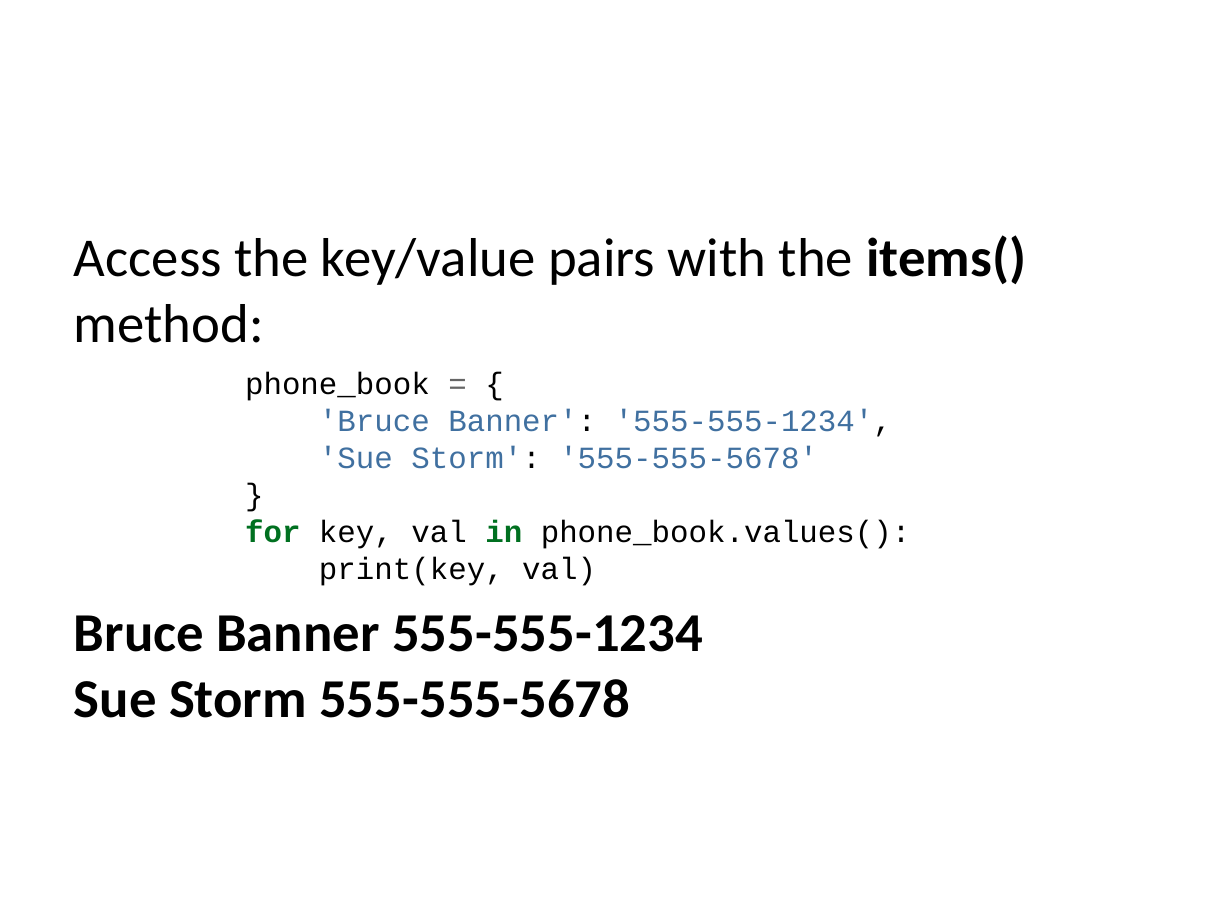
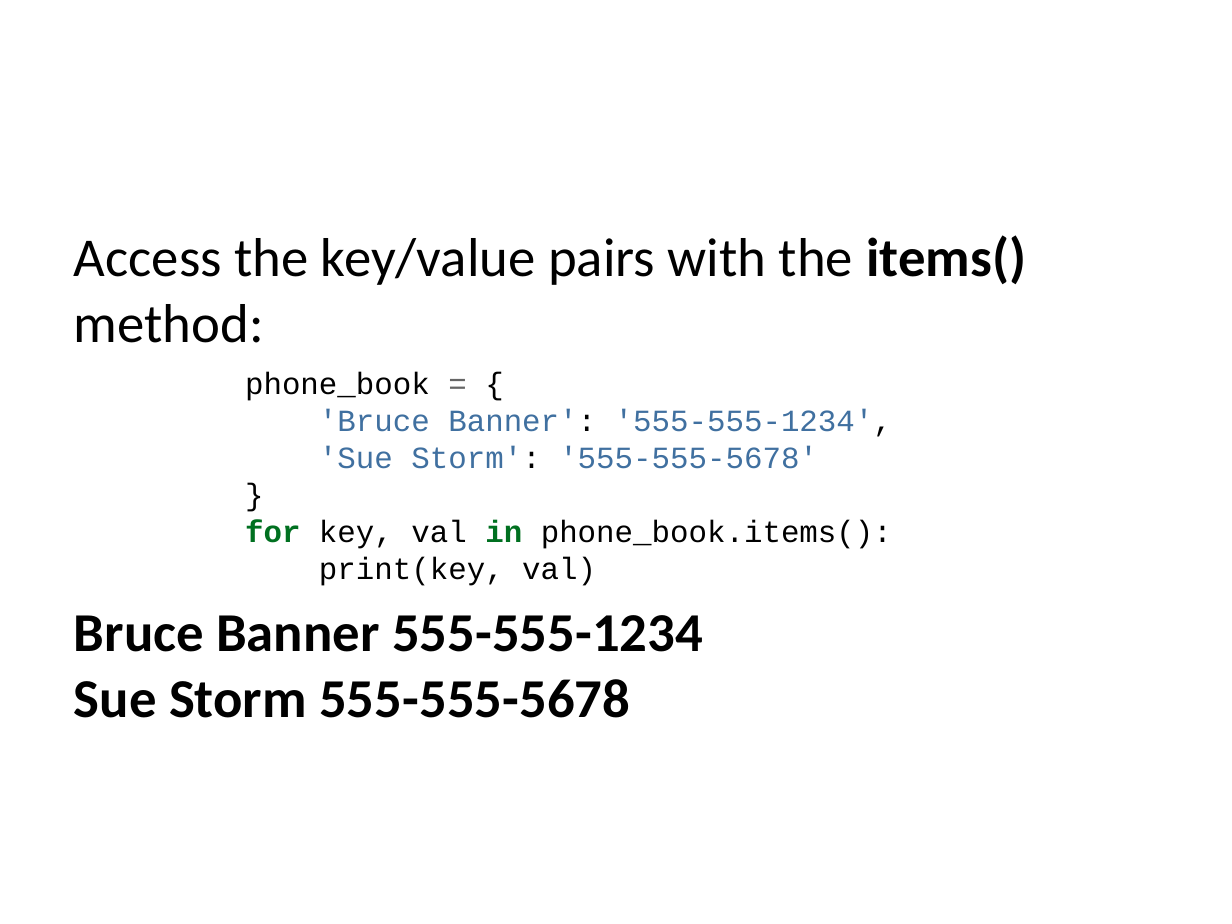
Before and after one commit to edsu/inst326, a slide deck: slide 27 of modules/module03/slides.pptx. Drawn at 1232x924 pixels with LibreOffice and Linux fonts; fonts in the diff are those of the drawing. Boxes give left, top, right and bottom in pixels: in the first picture for what was removed or moved away, otherwise in the second. Text is boxed around its words. In the diff, an @@ line names an element or a change of style, - is before the commit and + after.

```diff
--- a/modules/module03/slides.pptx
+++ b/modules/module03/slides.pptx
@@ text at <box>245,372,892,586</box>: text changed @@
-phone_book = {
-'Bruce Banner': '555-555-1234',
-'Sue Storm': '555-555-5678'
-}
-for key, val in phone_book.values():
-print(key, val)
+phone_book = {
+'Bruce Banner': '555-555-1234',
+'Sue Storm': '555-555-5678'
+}
+for key, val in phone_book.items():
+print(key, val)
```
Also in this commit, not shown: 1 other slide changed, 5 other files.
